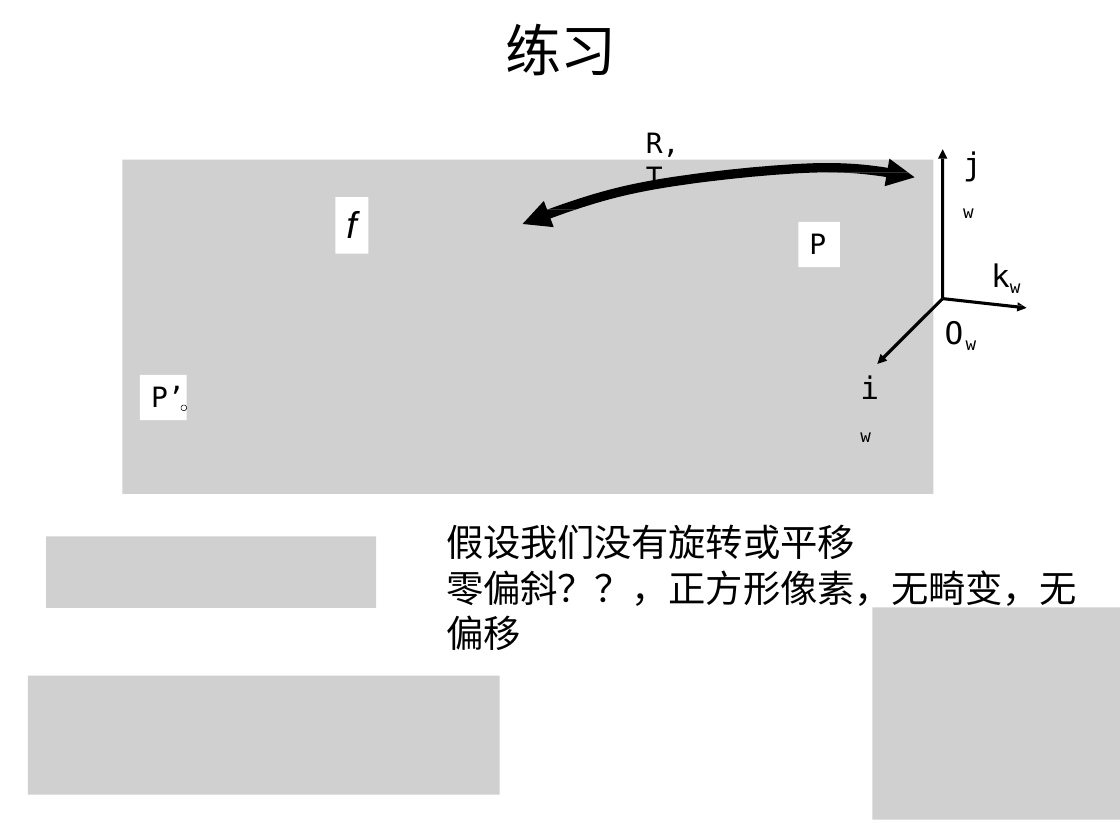
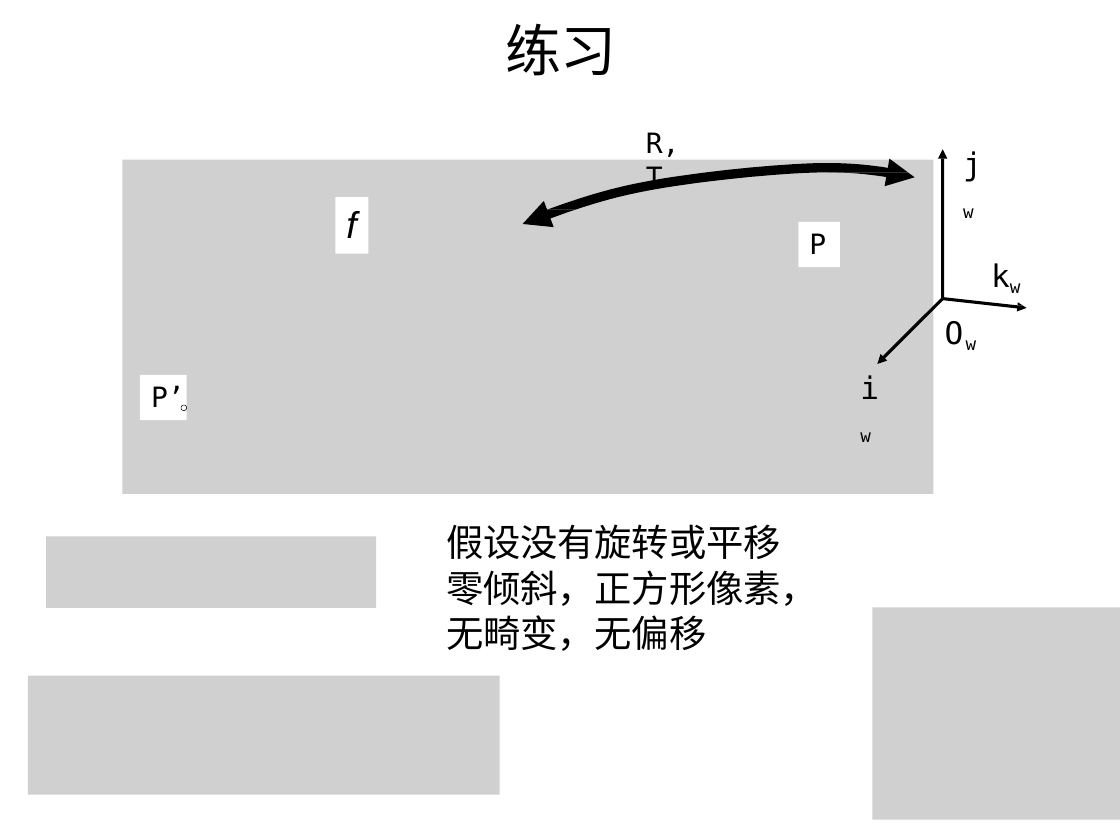
Before and after one commit to evenhax/translation_and_refining_for_cs231a, a slide deck: slide 4 of PPT231a_trans_and_refine/中文矫正版/lecture3_camera_calibration - 副本.pptx. Drawn at 1120x840 pixels with LibreOffice and Linux fonts; fonts in the diff are those of the drawing; grey boxes stand for pictures. Boxes give left, top, right and bottom in pixels: in the first picture for what was removed or moved away, otherwise in the second. Text is boxed around its words. In the diff, an @@ line names an element or a change of style, - is before the commit and + after.

```diff
--- a/PPT231a_trans_and_refine/中文矫正版/lecture3_camera_calibration - 副本.pptx
+++ b/PPT231a_trans_and_refine/中文矫正版/lecture3_camera_calibration - 副本.pptx
@@ text at [447, 524, 818, 651]: text changed @@
-假设我们没有旋转或平移
-零偏斜？？，正方形像素，无畸变，无偏移
+假设没有旋转或平移
+零倾斜，正方形像素，无畸变，无偏移
```
Also in this commit, not shown: 13 other slides changed, 3 other files.
